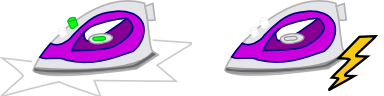
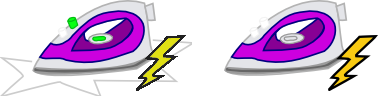
Layered file, before and after one edit (384 x 96). Changes by layer:
painted on "plancha.png" over [136, 35, 186, 91]
